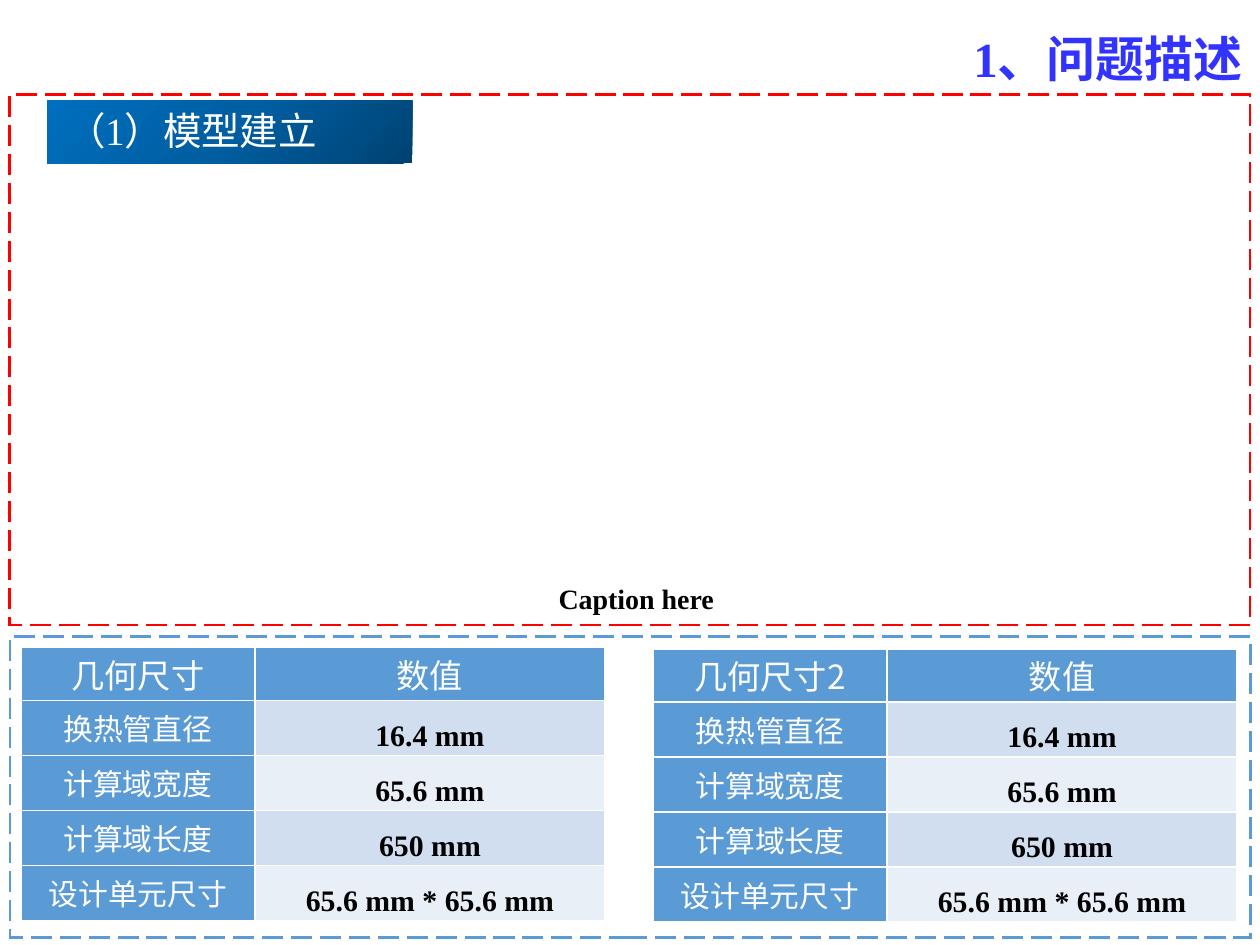
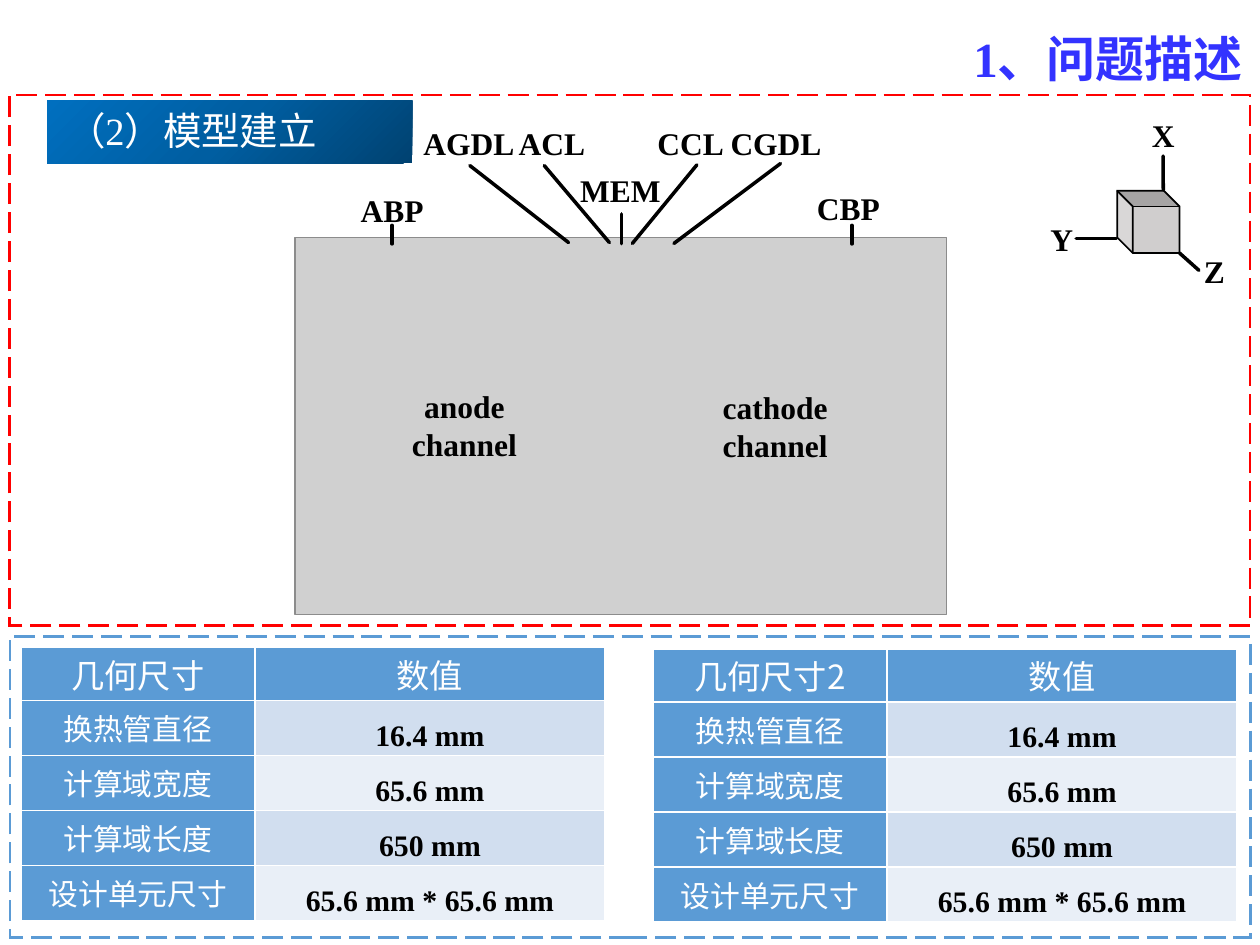
Before and after one commit to PaperStrange/ResearchRecorder, a slide deck: slide 4 of Report notes/GDL_PorosityDistribution.pptx (slide 3 before the commit). Drawn at 1260x945 pixels with LibreOffice and Linux fonts; fonts in the diff are those of the drawing; grey boxes stand for pictures. Boxes give left, top, right and bottom in pixels: in the first picture for what was removed or moved away, otherwise in the second. Text is boxed around its words. In the diff, an @@ line names an element or a change of style, - is before the commit and + after.

```diff
--- a/Report notes/GDL_PorosityDistribution.pptx
+++ b/Report notes/GDL_PorosityDistribution.pptx
@@ text at (67, 112, 317, 149): text changed @@
-（1）模型建立
+（2）模型建立
@@ text added at (423, 134, 514, 156), 18 pt, text #000000, bold @@
+AGDL
@@ text added at (519, 134, 585, 156), 18 pt, text #000000, bold @@
+ACL
@@ text added at (657, 134, 723, 156), 18 pt, text #000000, bold @@
+CCL
@@ text added at (731, 134, 822, 156), 18 pt, text #000000, bold @@
+CGDL
@@ line added from (470, 165) to (568, 242), #000000 2 pt @@
@@ line added from (544, 165) to (610, 242), #000000 2 pt @@
@@ line added from (697, 165) to (633, 243), #000000 2 pt @@
@@ line added from (780, 164) to (674, 243), #000000 2 pt @@
@@ text added at (361, 201, 424, 228), 18 pt, text #000000, bold @@
+ABP
@@ text added at (580, 181, 660, 208), 18 pt, text #000000, bold @@
+MEM
@@ text added at (817, 199, 880, 226), 18 pt, text #000000, bold @@
+CBP
@@ picture added at (295, 237, 946, 614) @@
@@ line added from (392, 226) to (392, 244), #000000 2 pt @@
@@ line added from (621, 214) to (621, 243), #000000 2 pt @@
@@ line added from (852, 226) to (852, 244), #000000 2 pt @@
@@ group added at (1050, 126, 1225, 283): 3 lines, 3 texts, 1 cube @@
+Z
+X
+Y
@@ text added at (412, 396, 517, 457), 18 pt, text #000000, bold @@
+anode
+channel
@@ text added at (723, 397, 828, 458), 18 pt, text #000000, bold @@
+cathode
+channel
@@ text removed at (559, 589, 714, 615) @@
-Caption here
```
Also in this commit, not shown: 7 other slides changed, 5 slides added, 2 slides removed.
